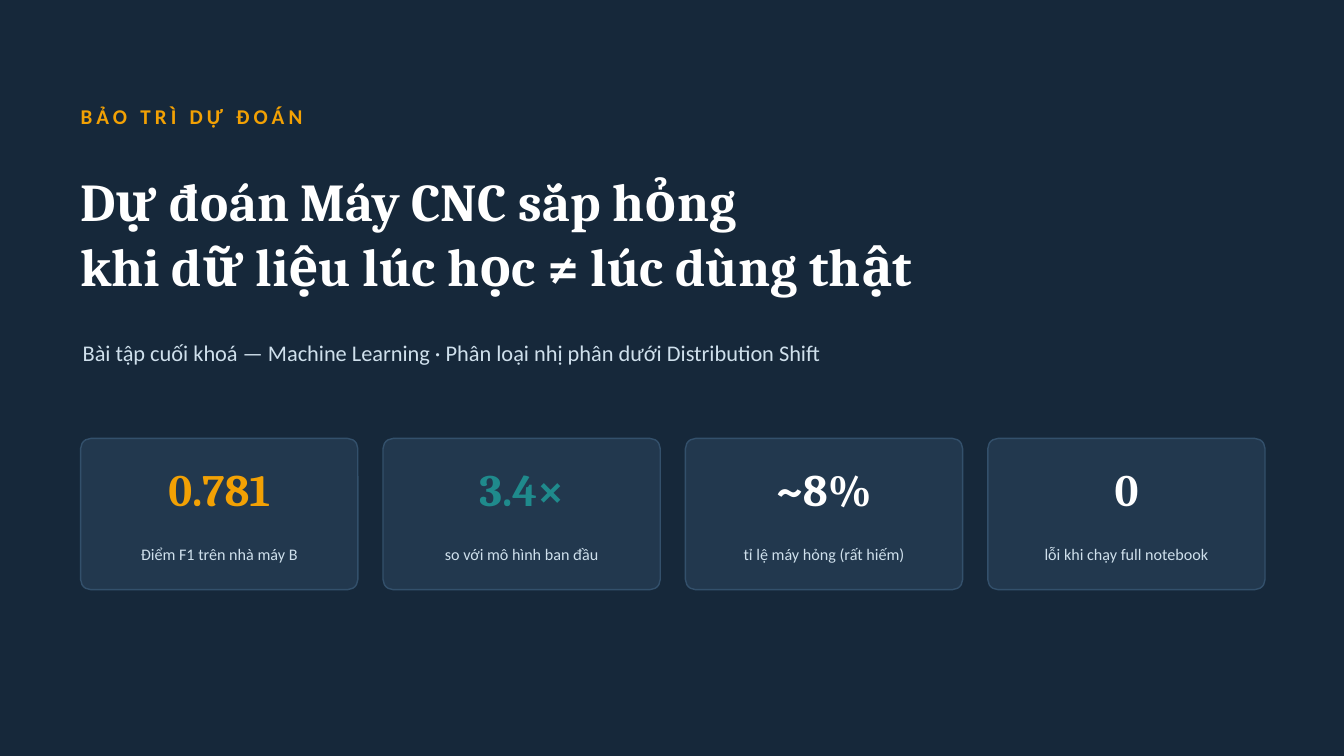
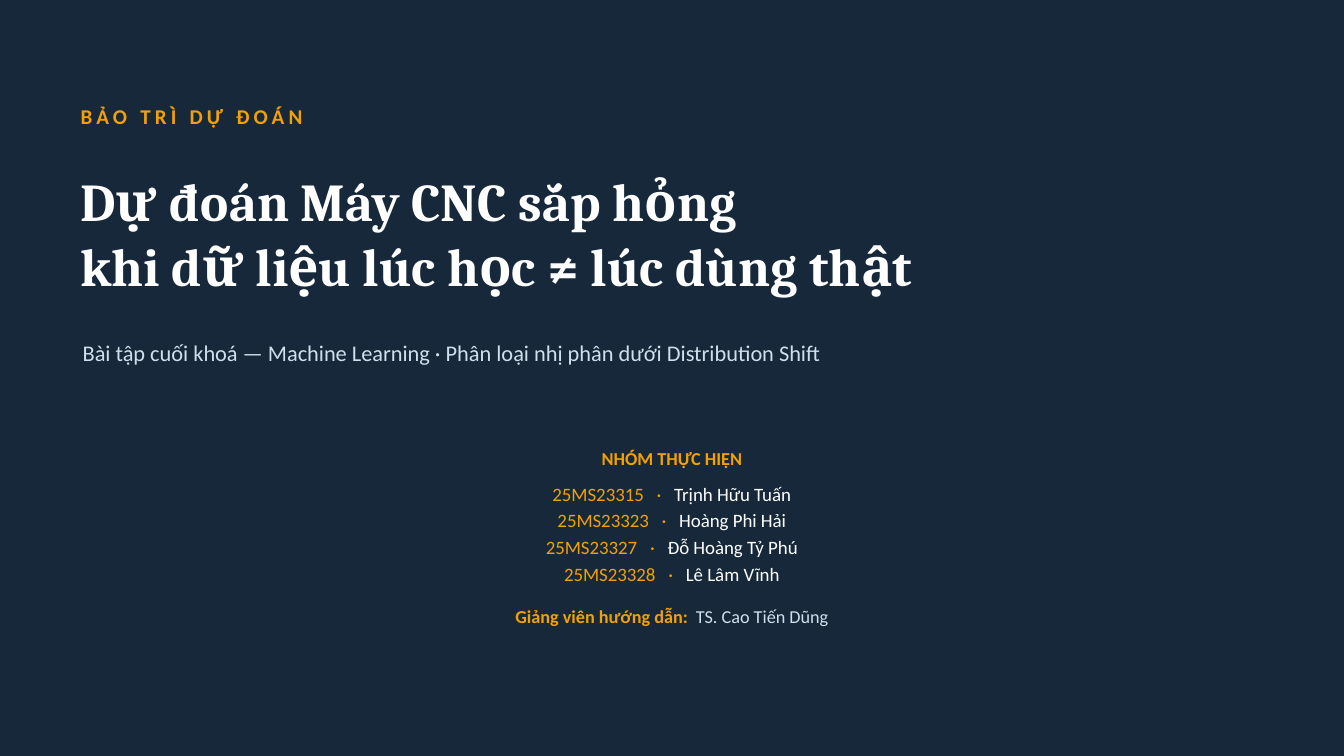
Before and after one commit to tuanhuu3264/MasterDegree_ML_GroupProject, a slide deck: slide 1 of bai_tap_cuoi_khoa/bao_cao/SLIDE_THUYET_TRINH_v6.pptx. Drawn at 1344x756 pixels with LibreOffice and Linux fonts; fonts in the diff are those of the drawing. Boxes give left, top, right and bottom in pixels: in the first picture for what was removed or moved away, otherwise in the second. Text is boxed around its words. In the diff, an @@ line names an element or a change of style, - is before the commit and + after.

```diff
--- a/bai_tap_cuoi_khoa/bao_cao/SLIDE_THUYET_TRINH_v6.pptx
+++ b/bai_tap_cuoi_khoa/bao_cao/SLIDE_THUYET_TRINH_v6.pptx
@@ rounded rectangle removed at [81,439,358,590] @@
@@ rounded rectangle removed at [383,439,660,590] @@
@@ rounded rectangle removed at [686,439,963,590] @@
@@ rounded rectangle removed at [988,439,1265,590] @@
@@ text removed at [168,475,270,507] @@
-0.781
@@ text removed at [479,476,563,506] @@
-3.4×
@@ text added at [515,451,828,626], 13.5 pt, text #F2A104 @@
+NHÓM THỰC HIỆN
+25MS23315 · Trịnh Hữu Tuấn
+25MS23323 · Hoàng Phi Hải
+25MS23327 · Đỗ Hoàng Tỷ Phú
+25MS23328 · Lê Lâm Vĩnh
+Giảng viên hướng dẫn: TS. Cao Tiến Dũng
@@ text removed at [776,475,871,507] @@
-~8%
@@ text removed at [1115,475,1139,507] @@
-0
@@ text removed at [141,547,298,563] @@
-Điểm F1 trên nhà máy B
@@ text removed at [445,548,598,560] @@
-so với mô hình ban đầu
@@ text removed at [744,548,904,563] @@
-tỉ lệ máy hỏng (rất hiếm)
@@ text removed at [1045,547,1208,563] @@
-lỗi khi chạy full notebook
```
Also in this commit, not shown: 14 other slides changed, 22 other files.
